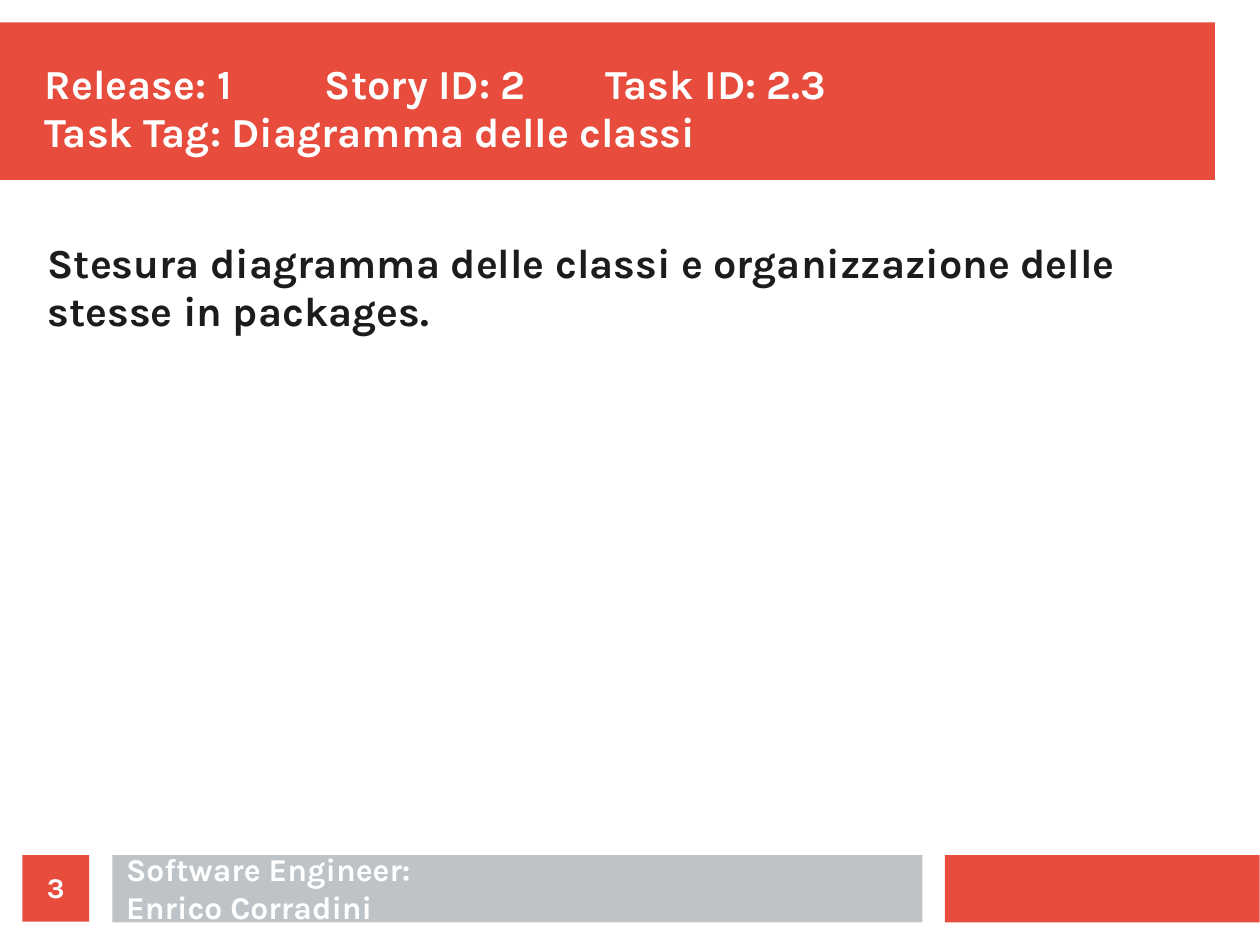
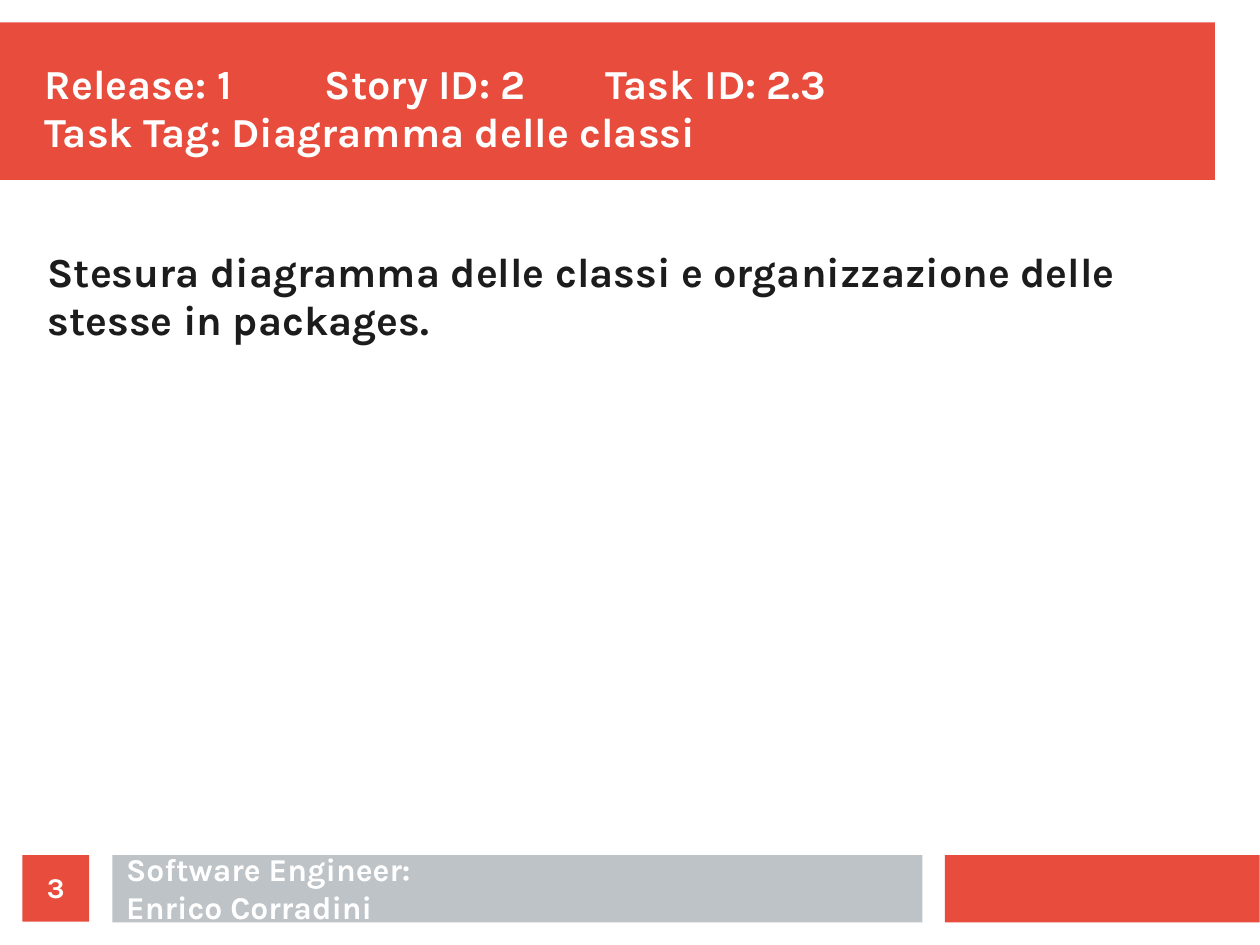
Before and after one commit to ecorradini/ProgettoIDS, a slide deck: slide 3 of AnalisiRequisiti/Task/UT2/TaskGestioneMappeClient.ppt. Drawn at 1260x945 pixels with LibreOffice and Linux fonts; fonts in the diff are those of the drawing. Boxes give left, top, right and bottom in pixels: in the first picture for what was removed or moved away, otherwise in the second. Text is boxed around its words. In the diff, an @@ line names an element or a change of style, - is before the commit and + after.

```diff
--- a/AnalisiRequisiti/Task/UT2/TaskGestioneMappeClient.ppt
+++ b/AnalisiRequisiti/Task/UT2/TaskGestioneMappeClient.ppt
@@ text "Stesura diagramma delle classi e ...": place and size @@
-text "Stesura diagramma delle classi e ..." at box(47, 248, 1115, 337)
+text "Stesura diagramma delle classi e ..." at box(47, 257, 1115, 346)
```
Also in this commit, not shown: 3 other slides changed, 2 other files.
